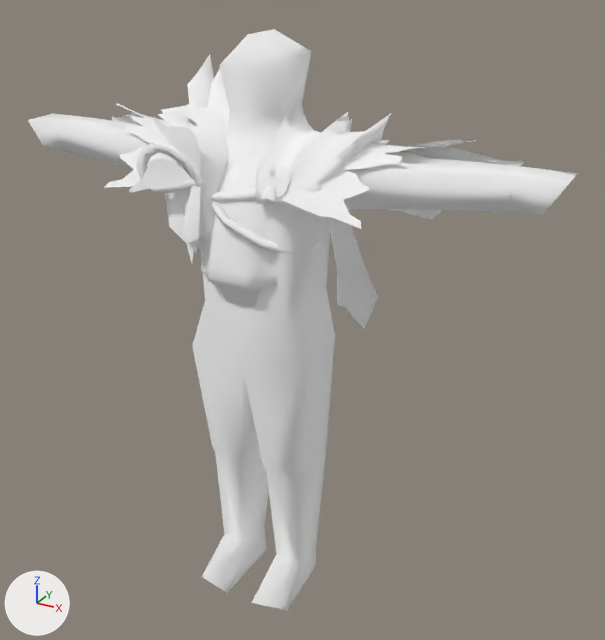
The glTF model docs/models/m707_body.glb, before and after one commit.
Rendered twice from a 50 mm lens placed at (1.235, -1.996, 0.91), pointed at (0.083, 0.097, -0.136). Arrows for +X, +Y and +Z are at lower left; the lights stay in place. The picture after the commit comes second. Vertices at exactly the same position are counted once.

The older version as bpy lines, for what is in view:
```python
me_group_0 = bpy.data.meshes.new('Group[0]')
me_group_0.from_pydata(...)  # 1419 vertices, 2266 faces; spans x -0.85..0.85, y -0.23..0.3, z -1.05..0.72
# faces by material slot: [234, 1464, 532, 36]
me_group_0.materials.append(mat_xfb_0__m02_m_skin)  # white #ffffff
me_group_0.materials.append(mat_xfba1__m00_m_body707_bma)  # white #ffffff
me_group_0.materials.append(mat_xfba1__m03_m_body707_syma)  # white #ffffff
me_group_0.materials.append(mat_xfb__e0__m00_m_body707_env)  # white #ffffff
ob_group_0 = bpy.data.objects.new('Group[0]', me_group_0)
ob_group_0.location = (0.0, 0.0, 0.0)
```
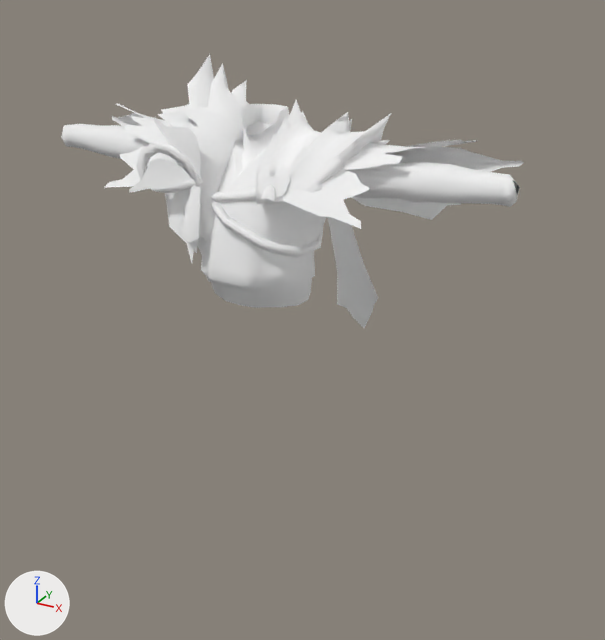
The change in detail:
me_group_0 is used by ob_group_0; location (0.0, 0.0, 0.0).
me_group_0 had 1419 vertices, 2266 faces and spanned x -0.85..0.85, y -0.23..0.3, z -1.05..0.72.
me_group_0 now has 1327 vertices, 2086 faces and spans x -0.72..0.72, y -0.23..0.3, z -0.22..0.63.
me_group_0 part 1: the loose piece of 92 vertices spanning x -0.85..0.85, y -0.19..0.14, z -1.05..0.72 is deleted.

Boxes (x1, y1, x2, y2) around the edits, measured in the pictures (605 x 640 px):
'Group[0]', reshaped (16% narrower, 53% shorter)
    before: (28, 29, 578, 611)
    after: (61, 54, 524, 328)
part 1 of me_group_0, deleted
    before: (28, 29, 578, 611)
